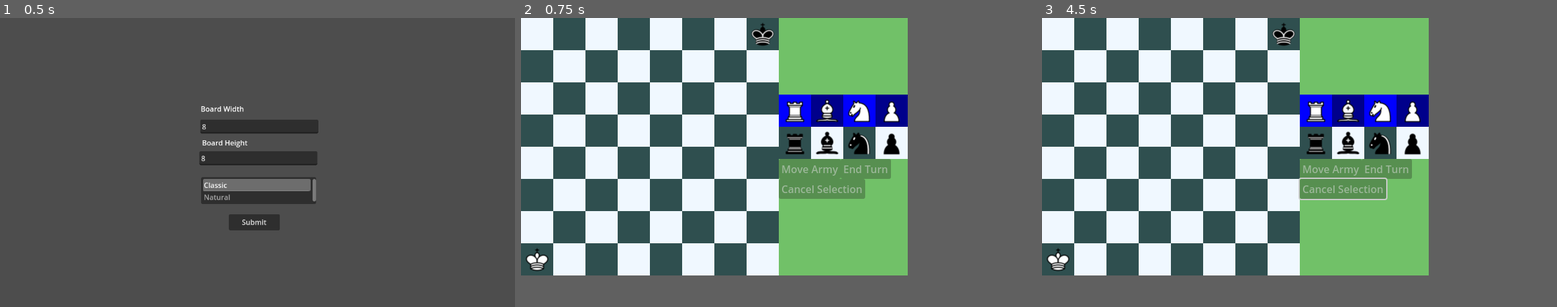
Above: before the commit, frames 1-3 (left to right).
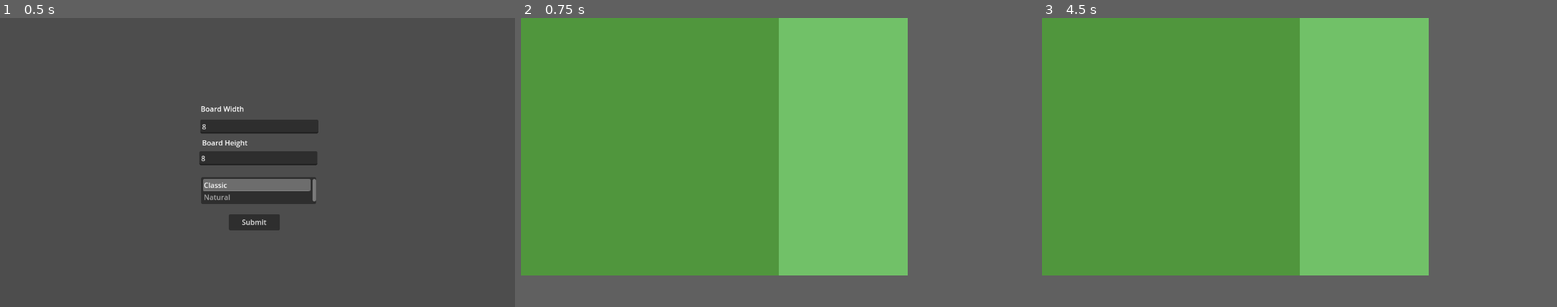
Above: after the commit, the same moments.

Repository: holerton/not-chess
Game: Godot game, scene res://scenes/start_menu.tscn
The game is run twice, just before and just after one commit, with the same random seed, the same clock (stepped at 60 frames per second) and the same inputs.
Inputs (mouse positions are in pixels of both pictures, inside the frame that each line leads up to):
- Up to frame 1 (0.5 s): no input
- Up to frame 2 (0.75 s): click "Submit" at 0.5 s
- Up to frame 3 (4.5 s): tap Enter at 1.25, 2.75, 4.25 s; move the mouse to (1412, 148) at 1.27 s; click (1412, 148) at 1.42 s; tap Space at 2, 3.5 s; move the mouse to (1196, 176) at 2.02 s; click (1196, 176) at 2.17 s; move the mouse to (1351, 98) at 2.77 s; click (1351, 98) at 2.92 s; move the mouse to (1273, 220) at 3.52 s; click (1273, 220) at 3.67 s; move the mouse to (1454, 205) at 4.27 s; click (1454, 205) at 4.42 s

Frame 1 is identical in both runs. In frame 2, 53% of the frame differs, in the area x 0-76%, y 0-90%; in frame 3, 53%.
Error after the commit: Parse Error: Could not resolve class "PieceContainer". (res://scripts/containers/Board.gd:2)

Commit message:
Remade squares, changed signals

Diff:
--- a/scripts/containers/Board.gd
+++ b/scripts/containers/Board.gd
@@ -32,23 +32,6 @@
 	## Calling parent's _ready() method
 	super()
 
-	## Setting the action of the Squares
-	var squares = get_children()
-	for square in squares:
-		square.set_action(func():
-
-			## If the square is active AND empty, emits empty_square_selected
-			## If the square is active AND not empty, emits existing_piece_selected
-			if square.is_active:
-				var piece = square.get_piece()
-				if piece == null:
-					empty_square_selected.emit(square.name)
-				else:
-					existing_piece_selected.emit(piece)
-			# If the square is attacked, emits piece_attacked
-			elif square.is_attacked:
-				piece_attacked.emit(square.get_child(1))
-				)
 
 ## Resizes and clears chessboard_map
 func clear_chessboard_map():
--- a/scripts/containers/PieceContainer.gd
+++ b/scripts/containers/PieceContainer.gd
@@ -21,6 +21,9 @@
 	if board_width < 0 or board_height < 0:
 		return
 
+	add_theme_constant_override("h_separation", 0)
+	add_theme_constant_override("v_separation", 0)
+
 	set_custom_minimum_size(Vector2(board_width * square_x_size, board_height * square_y_size))
 
 	var is_dark = func(x, y):
@@ -31,6 +34,7 @@
 			var dark = is_dark.call(i, j)
 			var size = Vector2(square_x_size, square_y_size)
 			var name = int_to_coords([j + 1, i + 1])
+			var reciever = get_node("../..")._on_square_clicked
 			var new_square = Square.new(dark, size, name)
 			add_child(new_square)
 
--- a/scripts/containers/PiecesSpawner.gd
+++ b/scripts/containers/PiecesSpawner.gd
@@ -25,17 +25,6 @@
 
 	## Calling parent's _ready() method
 	super()
-
-	## Setting the action of the Squares
-	var squares = get_children()
-	for square in squares:
-		square.set_action(func():
-			## if Square is active, clones the selected piece
-			## and emits final_selection to notify the main script
-			if square.is_active:
-				var new_piece = square.get_piece().clone()
-				final_selection.emit(new_piece)
-				)
 
 	## Setting up the move_army_button
 	move_army_button = Button.new()
--- a/scripts/containers/Square.gd
+++ b/scripts/containers/Square.gd
@@ -3,27 +3,27 @@
 ## Class for the square of the PieceContainer. Square can contain a BasePiece.
 ## Uses ColorRect for the texture and Panel for tracking clicks.
 
-## If dark is true, ColorRect is dark-colored, if false - bright-colored
-var dark: bool = true
-
-## If is_active is true, ColorRect changes color to active.
-## Dark shade or light shade depending on the dark property
-var is_active: bool = false
-
-## If is_attacked is true, Color Rect changes color to attacked.
-## Dark shade or light shade depending on the dark property
-var is_attacked: bool = false
+signal square_clicked(square: Square)
 
 ## Callable object that is executed every time the Panel detects a click
-var on_click: Callable
+var on_click: Callable = func():
+	square_clicked.emit(self)
+
+var state: int = 0
 
 ## Constructor, takes three arguments: dark, size, name.
 ## dark defines whether the square is bright or dark;
 ## size defines the size of the rectangle;
 ## name defines the name that is used by BasePiece.
 ## Also creates an invisible Panel that reads clicks
-func _init(dark: bool, size: Vector2, name: String):
-	self.dark = dark
+func _init(dark: bool, size: Vector2, name: String, signal_reciever: Callable):
+	if dark:
+		self.colors = [Color.DARK_SLATE_GRAY, Color.DARK_BLUE, Color.MEDIUM_VIOLET_RED]
+	else:
+		self.colors = [Color.ALICE_BLUE, Color.BLUE, Color.PALE_VIOLET_RED]
+
+	square_clicked.connect(signal_reciever)
+	self.container_name = get_parent().name
 	self.set_custom_minimum_size(size)
 	self.name = name
 	var panel = Panel.new()
@@ -32,23 +32,18 @@
 	panel.visible = false
 	add_child(panel)
 
-## Returns true if the Square doesn't contain a BasePiece, false otherwise.
 func is_empty() -> bool:
 	return get_child_count() == 1
 
-## Sets a Callable object to on_action property
 func set_action(action: Callable) -> void:
 	on_click = action
 
-## Sets is_active to the opposite value: false to true, true to false
 func flip_activity() -> void:
-	is_active = not is_active
+	state = Global.ACTIVE if state == Global.PASSIVE else Global.PASSIVE
 
-## Sets is_attacked to the opposite value: false to true, true to false
 func flip_attacked() -> void:
-	is_attacked = not is_attacked
+	state = Global.ATTACKED if state == Global.PASSIVE else Global.PASSIVE
 
-## Returns a BasePiece if Square is not empty. Otherwise returns null
 func get_piece() -> BasePiece:
 	if not is_empty():
 		return get_child(1)
@@ -62,11 +57,6 @@
 			if rect.has_point(event.position):
 				on_click.call()
 
-## Changes colors during the game according to the values of dark, is_active and is_attacked
+## Changes colors during the game according to the square state
 func _process(delta) -> void:
-	if is_attacked:
-		color = Color.MEDIUM_VIOLET_RED if dark else Color.PALE_VIOLET_RED
-	elif is_active:
-		color = Color.DARK_BLUE if dark else Color.BLUE
-	else:
-		color = Color.DARK_SLATE_GRAY if dark else Color.ALICE_BLUE
+	self.color = self.colors[self.state]
